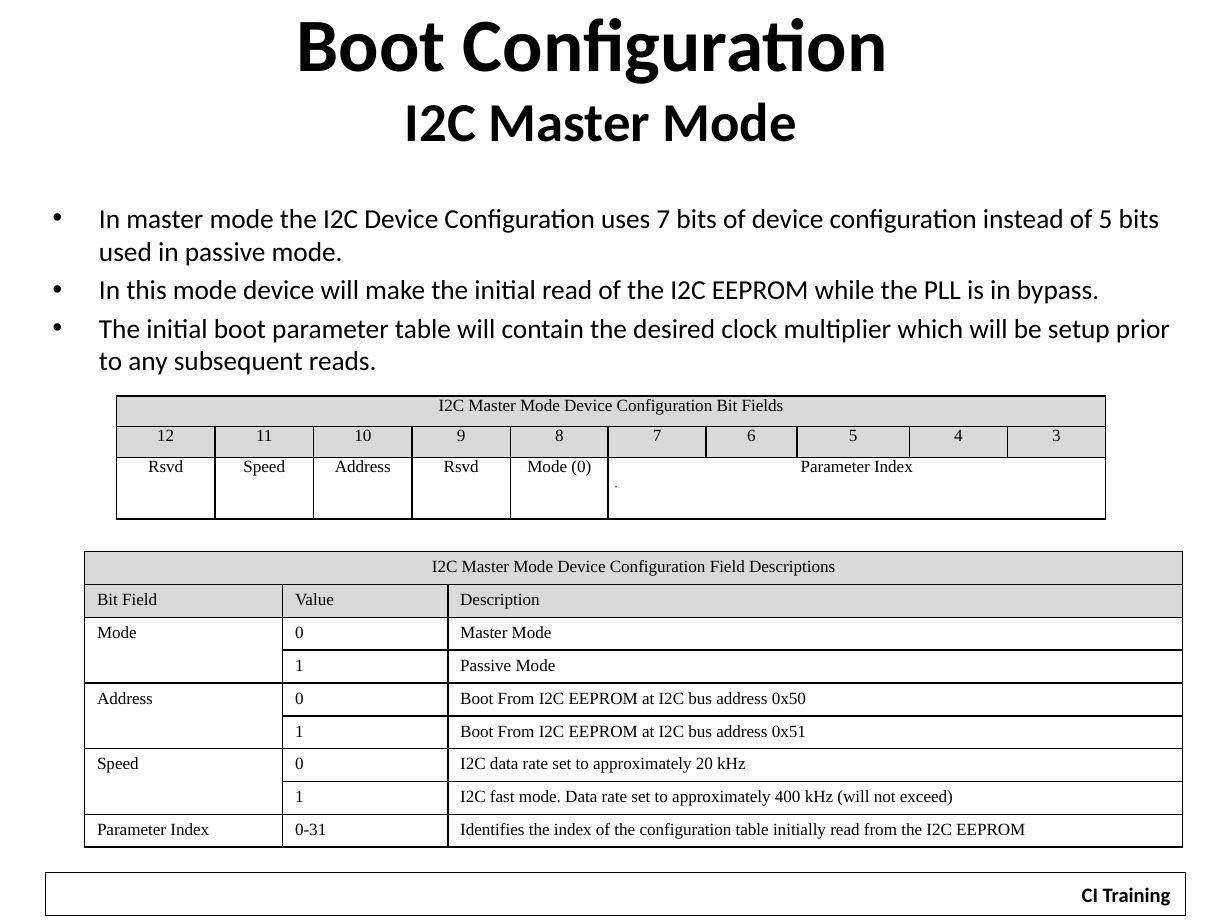
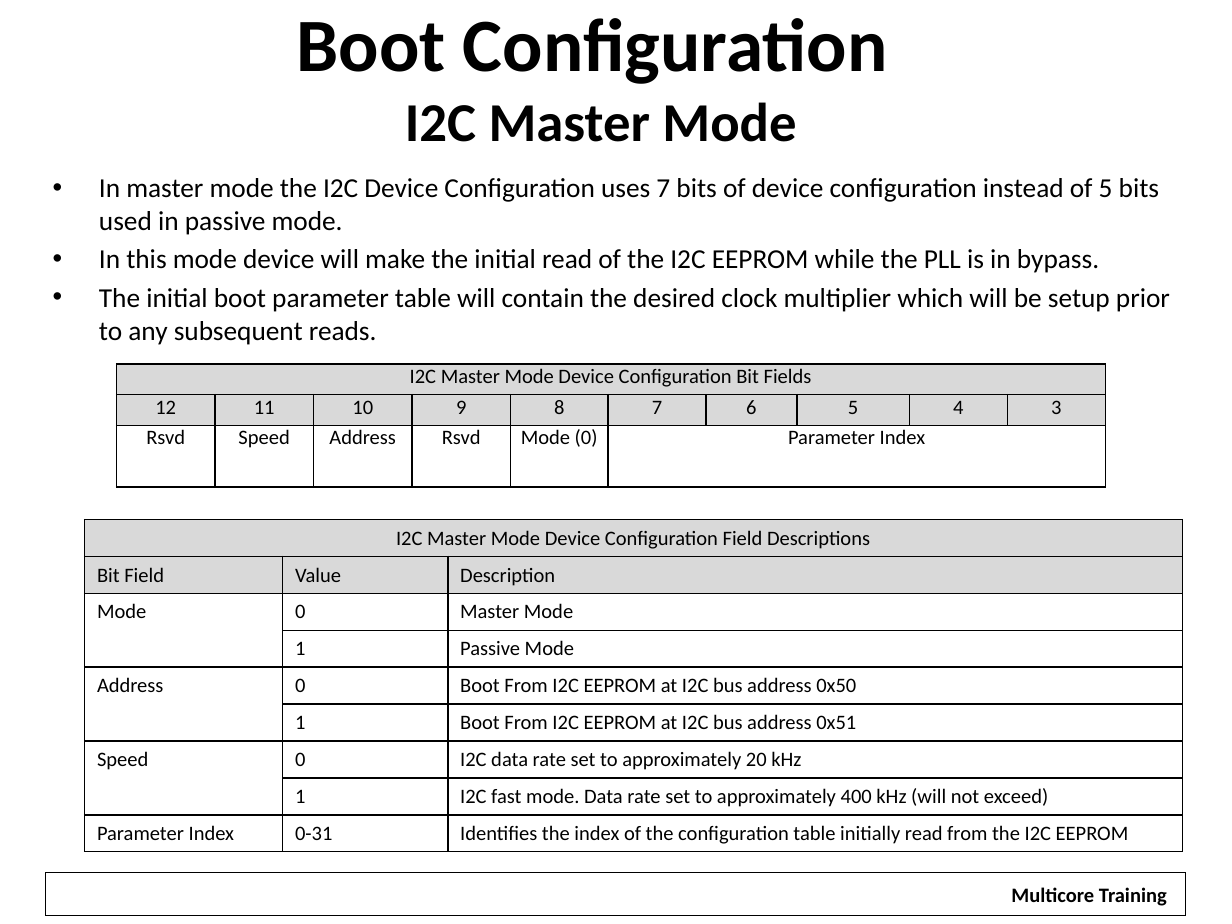
Before and after one commit to hari1989/keystone-workshop, a slide deck: slide 13 of slides/Keystone Bootloader.pptx. Drawn at 1232x924 pixels with LibreOffice and Linux fonts; fonts in the diff are those of the drawing; background and template pictures are left out. Boxes give left, top, right and bottom in pixels: in the first picture for what was removed or moved away, otherwise in the second. Text is boxed around its words. In the diff, an @@ line names an element or a change of style, - is before the commit and + after.

Commit message:
Updates for London Training

```diff
--- a/slides/Keystone Bootloader.pptx
+++ b/slides/Keystone Bootloader.pptx
@@ text "In master mode the I2C ...": place and size @@
-text "In master mode the I2C ..." at (99,209,1170,375)
+text "In master mode the I2C ..." at (99,178,1170,345)
@@ table: place and size @@
-table at (117,395,1106,519)
+table at (117,363,1106,487)
@@ table at (117,363,1106,487) @@
@@ size 10 to 12 pt, font Times New Roman to Calibri @@
@@ table at (85,520,1183,853) @@
@@ size 10 to 12 pt, font Times New Roman to Calibri @@
@@ table: place and size @@
-table at (85,552,1183,848)
+table at (85,520,1183,853)
@@ rectangle "Multicore Training": place and size @@
-rectangle "Multicore Training" at (1068,876,1184,913)
+rectangle "Multicore Training" at (998,876,1180,913)
@@ text in rectangle at (1011,887,1167,906): text changed @@
-CI Training
+Multicore Training
```
Also in this commit, not shown: 30 other slides changed, 1 slide removed, 14 other files.
